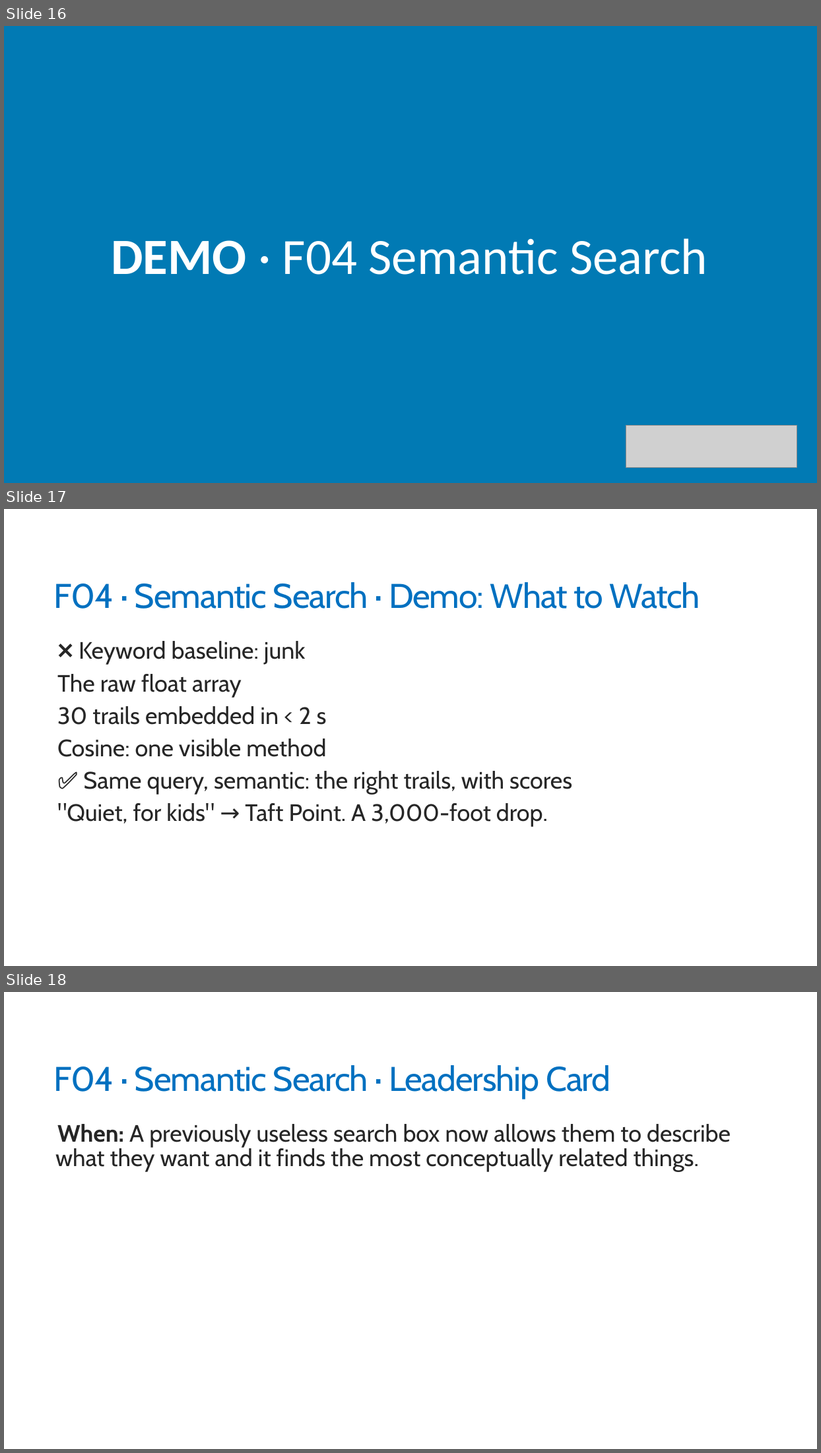
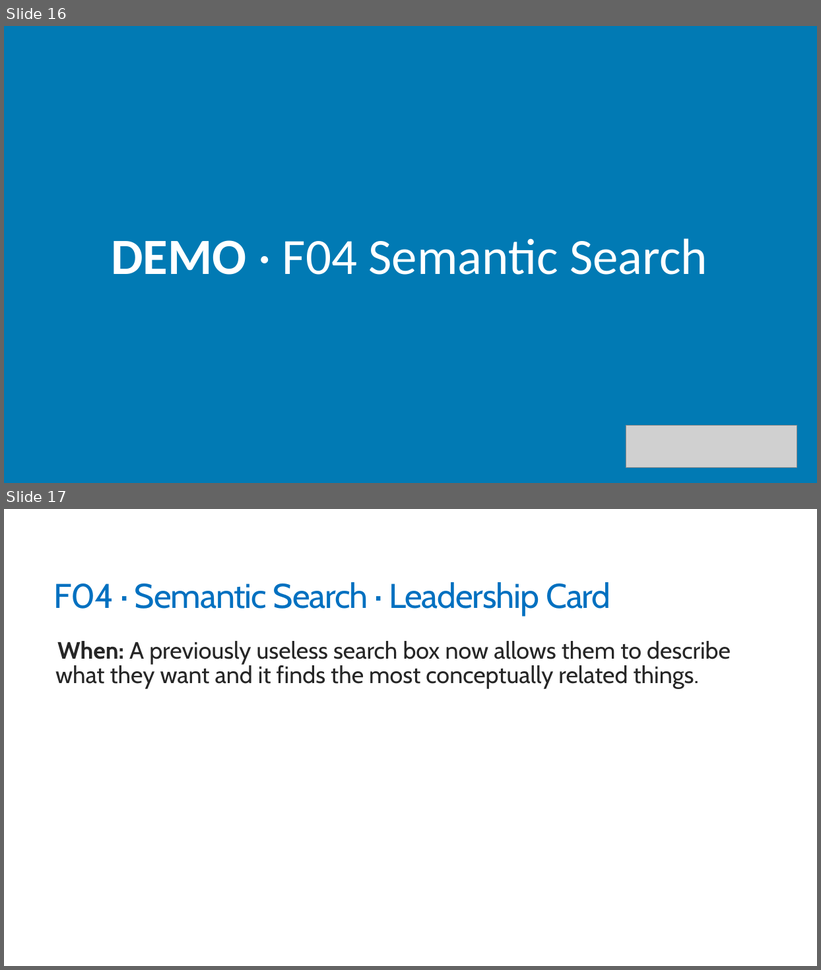
Before and after one commit to trailheadtechnology/10-ai-features-workshop, a slide deck: modules/M2-finding/M2-finding.pptx. Shown one above the other, each under a label of ours: slides 16, 17 and 18 before the commit, slides 16 and 17 after it. The pictures are 821x1453 and 821x970 pixels, drawn with LibreOffice and Linux fonts; fonts in the diff are those of the drawing; grey boxes stand for pictures. Boxes give left, top, right and bottom in pixels: in the first picture for what was removed or moved away, otherwise in the second. Text is boxed around its words. In the diff, an @@ line names an element or a change of style, - is before the commit and + after.

```diff
--- a/modules/M2-finding/M2-finding.pptx
+++ b/modules/M2-finding/M2-finding.pptx
@@ slide 17 removed at [4, 509, 817, 966], background #FFFFFF @@
@@ title removed at [54, 582, 700, 609] @@
-F04 · Semantic Search · Demo: What to Watch
@@ text removed at [57, 641, 572, 827] @@
-  ❌ Keyword baseline: junk
-  The raw float array
-  30 trails embedded in < 2 s
-  Cosine: one visible method
-  ✅ Same query, semantic: the right trails, with scores
-  "Quiet, for kids" → Taft Point. A 3,000-foot drop.
@@ what was slide 18 is now slide 17 @@
```
Also in this commit, not shown: 2 other slides removed, 3 other files.
